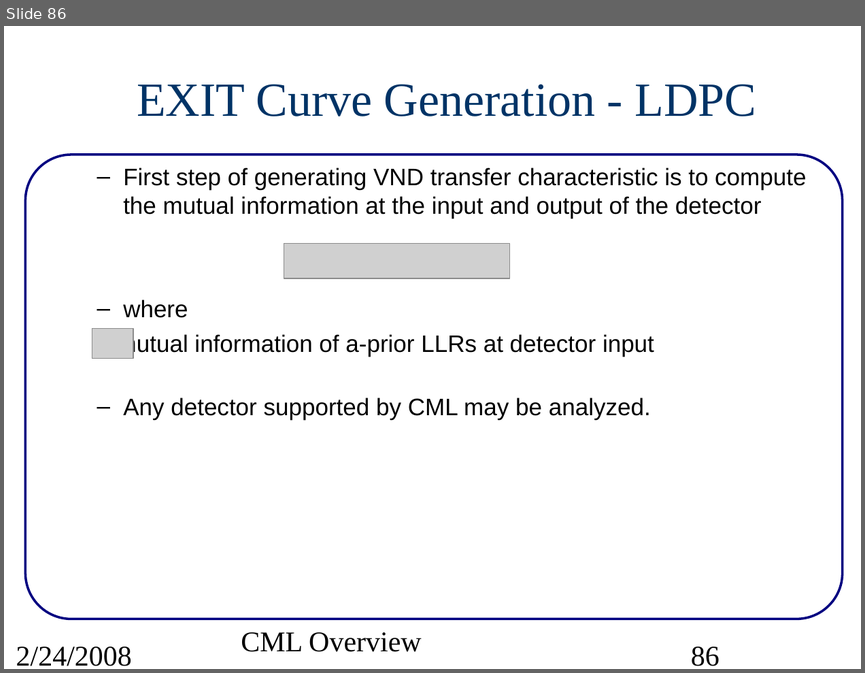
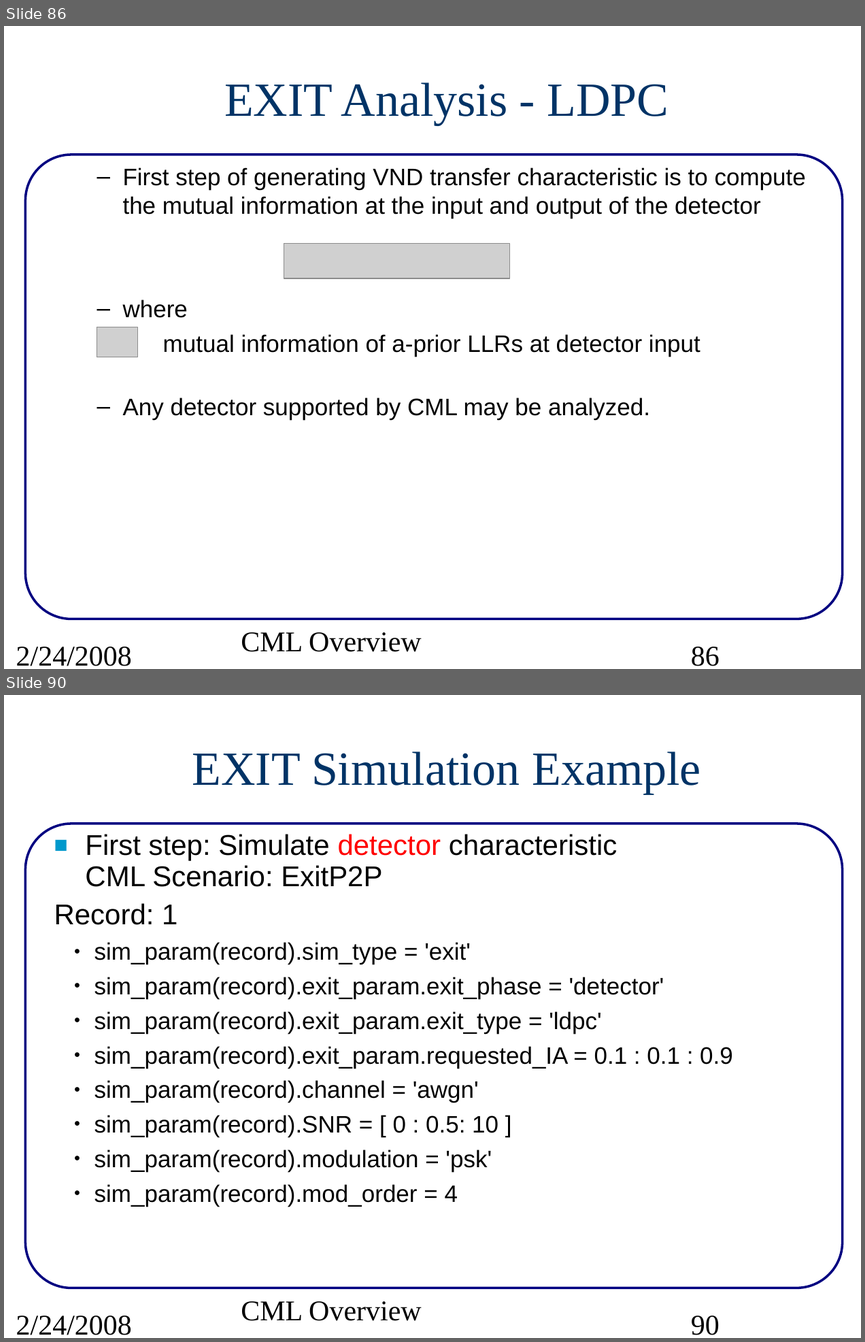
Before and after one commit to wvu-wcrl/PCS, a slide deck: pcs/projects/cml/doc/src/CMLoverview.ppt. Shown one above the other, each under a label of ours: slide 86 before the commit, slides 86 and 90 after it; the slides between them are not shown. The pictures are 865x673 and 865x1342 pixels, drawn with LibreOffice and Linux fonts; fonts in the diff are those of the drawing; grey boxes stand for pictures. Boxes give left, top, right and bottom in pixels: in the first picture for what was removed or moved away, otherwise in the second. Text is boxed around its words. In the diff, an @@ line names an element or a change of style, - is before the commit and + after.

Commit message:
Added EXIT tutorial to CML overview slides.

```diff
--- a/pcs/projects/cml/doc/src/CMLoverview.ppt
+++ b/pcs/projects/cml/doc/src/CMLoverview.ppt
@@ slide 90 added at box(4, 695, 861, 1338), background #FFFFFF; not listed: 1 template element that a slide beside it also shows @@
@@ title added at box(192, 751, 700, 794), 40 pt, text #003366 @@
+EXIT Simulation Example
@@ text added at box(54, 834, 733, 1206), 20 pt, text #000000 @@
+■ First step: Simulate detector characteristic
+  CML Scenario: ExitP2P
+Record: 1
+  ● sim_param(record).sim_type = 'exit'
+  ● sim_param(record).exit_param.exit_phase = 'detector'
+  ● sim_param(record).exit_param.exit_type = 'ldpc'
+  ● sim_param(record).exit_param.requested_IA = 0.1 : 0.1 : 0.9
+  ● sim_param(record).channel = 'awgn'
+  ● sim_param(record).SNR = [ 0 : 0.5: 10 ]
+  ● sim_param(record).modulation = 'psk'
+  ● sim_param(record).mod_order = 4
@@ text added at box(241, 1301, 422, 1321), 24 pt, text #000000 @@
+CML Overview
@@ text added at box(16, 1315, 132, 1335), 24 pt, text #000000 @@
+2/24/2008
@@ page number added at box(691, 1315, 719, 1335), 24 pt, text #000000 @@
+90
@@ slide 86 changed as well @@
@@ title at box(224, 82, 668, 125): text changed @@
-EXIT Curve Generation - LDPC
+EXIT Analysis - LDPC
@@ text "First step of generating VND ..." at box(123, 167, 806, 420): indent changed @@
@@ picture: place and size @@
-picture at box(92, 329, 133, 359)
+picture at box(96, 327, 138, 356)
```
Also in this commit, not shown: 86 other slides changed, 2 other slides added, 1 slide removed, 1 other file.
